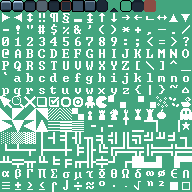
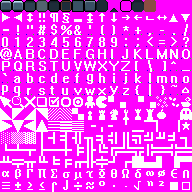
The second 192 x 192 image is a revision of the first. Changes to its layers:
painted on "gui.bmp" over [0, 0, 192, 192]
